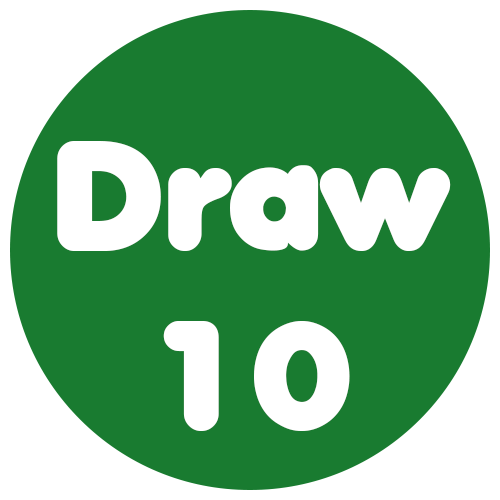
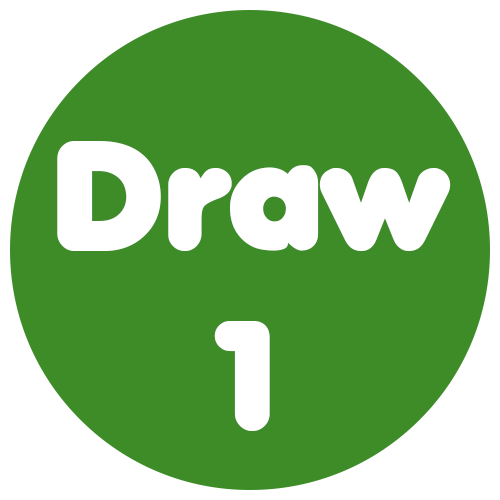
Layer changes from the first 500 × 500 image to the second:
renamed "Draw 10" to "Draw 1", painted on it over box(57, 141, 451, 431)
painted on "Ellipse 1" over box(10, 10, 490, 490)
